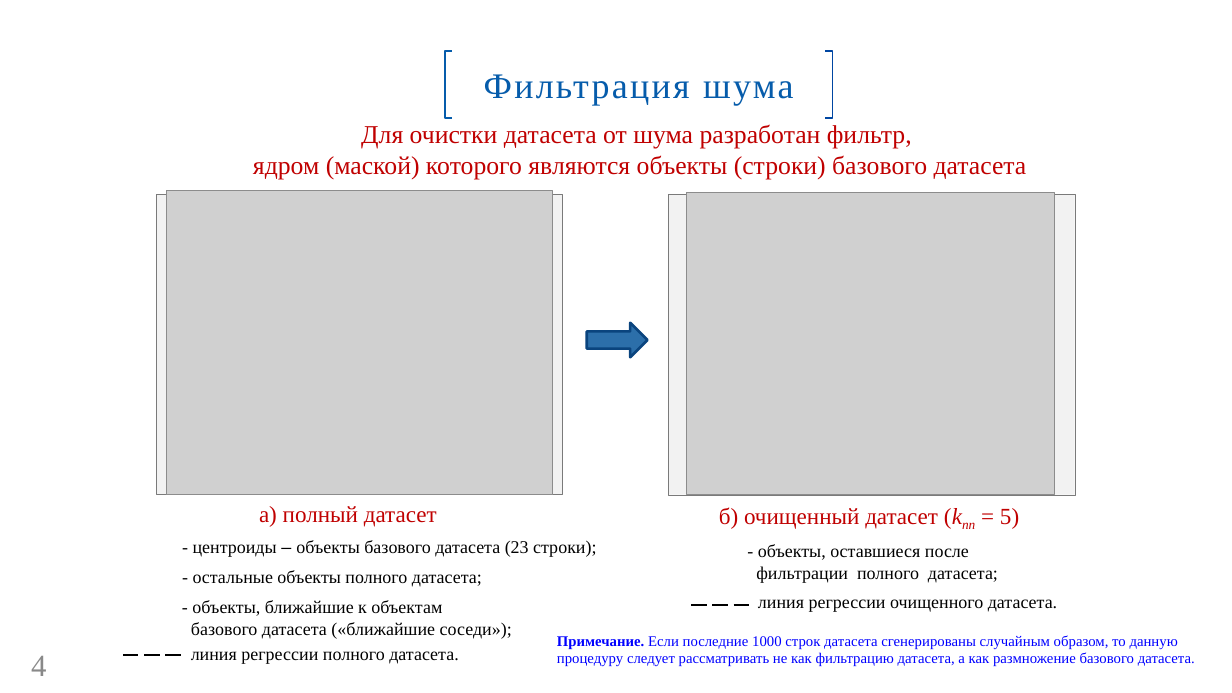
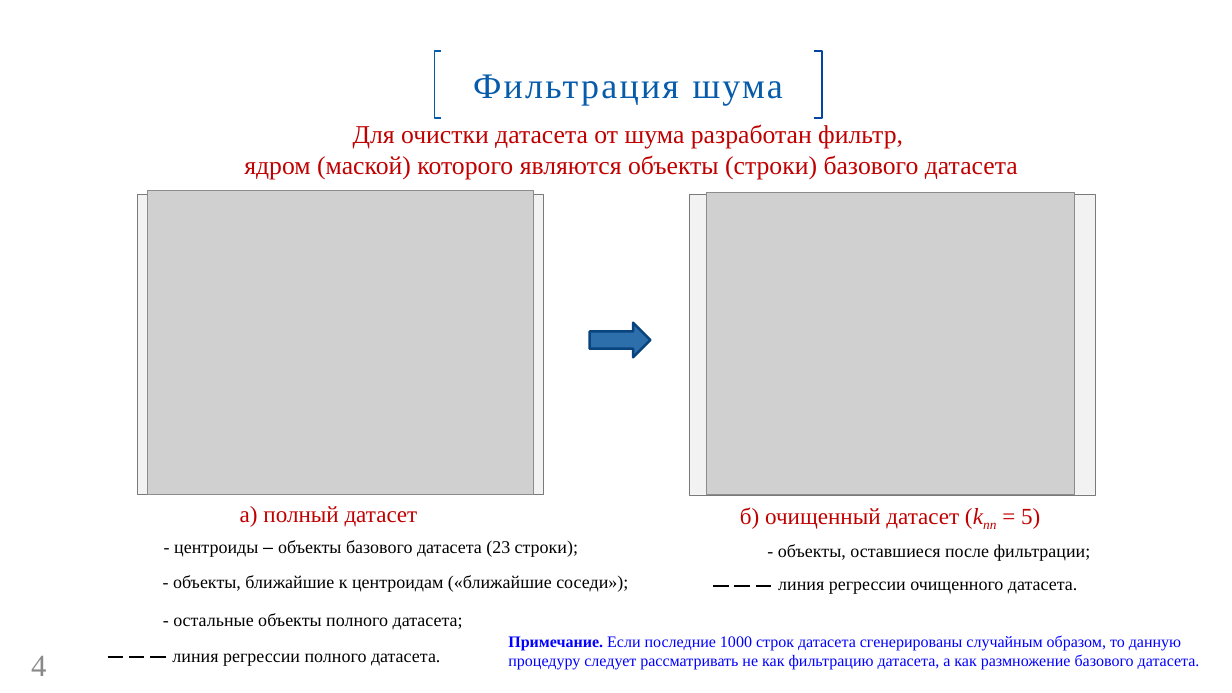
Before and after one commit to GorshkovAndrey/BMSTU, a slide deck: slide 4 of Для защиты ВКР/Презентация ВКР. Горшков А. В..pptx. Drawn at 1232x693 pixels with LibreOffice and Linux fonts; fonts in the diff are those of the drawing; grey boxes stand for pictures; background and template pictures are left out. Boxes give left, top, right and bottom in pixels: in the first picture for what was removed or moved away, otherwise in the second. Text is boxed around its words. In the diff, an @@ line names an element or a change of style, - is before the commit and + after.

Commit message:
Редактирование Презентации

```diff
--- a/Для защиты ВКР/Презентация ВКР. Горшков А. В..pptx
+++ b/Для защиты ВКР/Презентация ВКР. Горшков А. В..pptx
@@ 2 freeform shapes, 1 text, 1 rectangle: place and size @@
-2 freeform shapes, 1 text, 1 rectangle at [253,51,1027,179]
+2 freeform shapes, 1 text, 1 rectangle at [244,51,1018,179]
@@ 2 texts, 1 picture, 1 rectangle: place and size @@
-2 texts, 1 picture, 1 rectangle at [156,191,563,664]
+2 texts, 1 picture, 1 rectangle at [138,191,544,666]
@@ 1 picture, 1 text, 1 rectangle: place and size @@
-1 picture, 1 text, 1 rectangle at [669,193,1076,529]
+1 picture, 1 text, 1 rectangle at [689,193,1096,529]
@@ text "- центроиды – объекты базового ...": place and size @@
-text "- центроиды – объекты базового ..." at [193,540,596,557]
+text "- центроиды – объекты базового ..." at [174,540,578,557]
@@ text "линия регрессии очищенного датасета.": place and size @@
-text "линия регрессии очищенного датасета." at [758,599,1057,612]
+text "линия регрессии очищенного датасета." at [778,581,1077,594]
@@ text at [778,544,1091,561]: text changed @@
-- объекты, оставшиеся после
-фильтрации полного датасета;
+- объекты, оставшиеся после фильтрации;
@@ text at [173,575,628,592]: text changed @@
-- объекты, ближайшие к объектам
-базового датасета («ближайшие соседи»);
+- объекты, ближайшие к центроидам («ближайшие соседи»);
@@ line moved from (691, 605) - (751, 605) to (714, 587) - (774, 587) @@
@@ text "- остальные объекты полного датасета;": place and size @@
-text "- остальные объекты полного датасета;" at [193,570,482,587]
+text "- остальные объекты полного датасета;" at [173,613,463,630]
@@ text "Примечание. Если последние 1000 строк ...": place and size @@
-text "Примечание. Если последние 1000 строк ..." at [557,635,1195,666]
+text "Примечание. Если последние 1000 строк ..." at [508,635,1200,670]
@@ text "Примечание. Если последние 1000 строк ..." at [508,635,1200,670]: size 11.5 to 12.5 pt @@
@@ line moved from (123, 655) - (183, 655) to (108, 657) - (167, 657) @@
```
